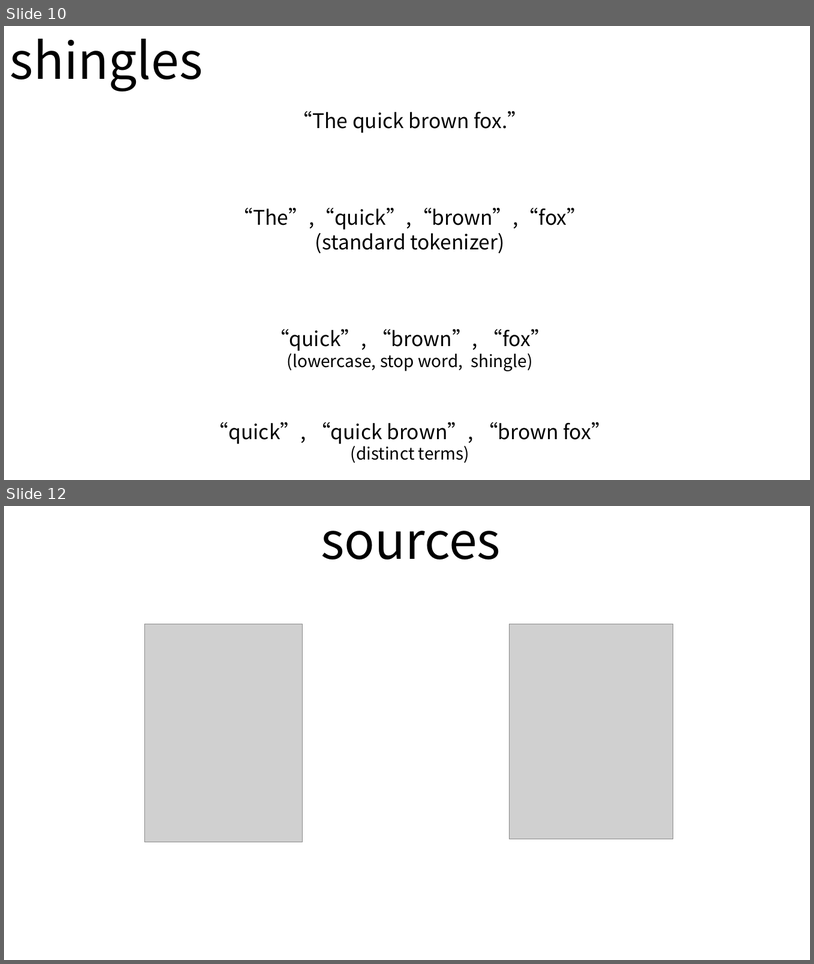
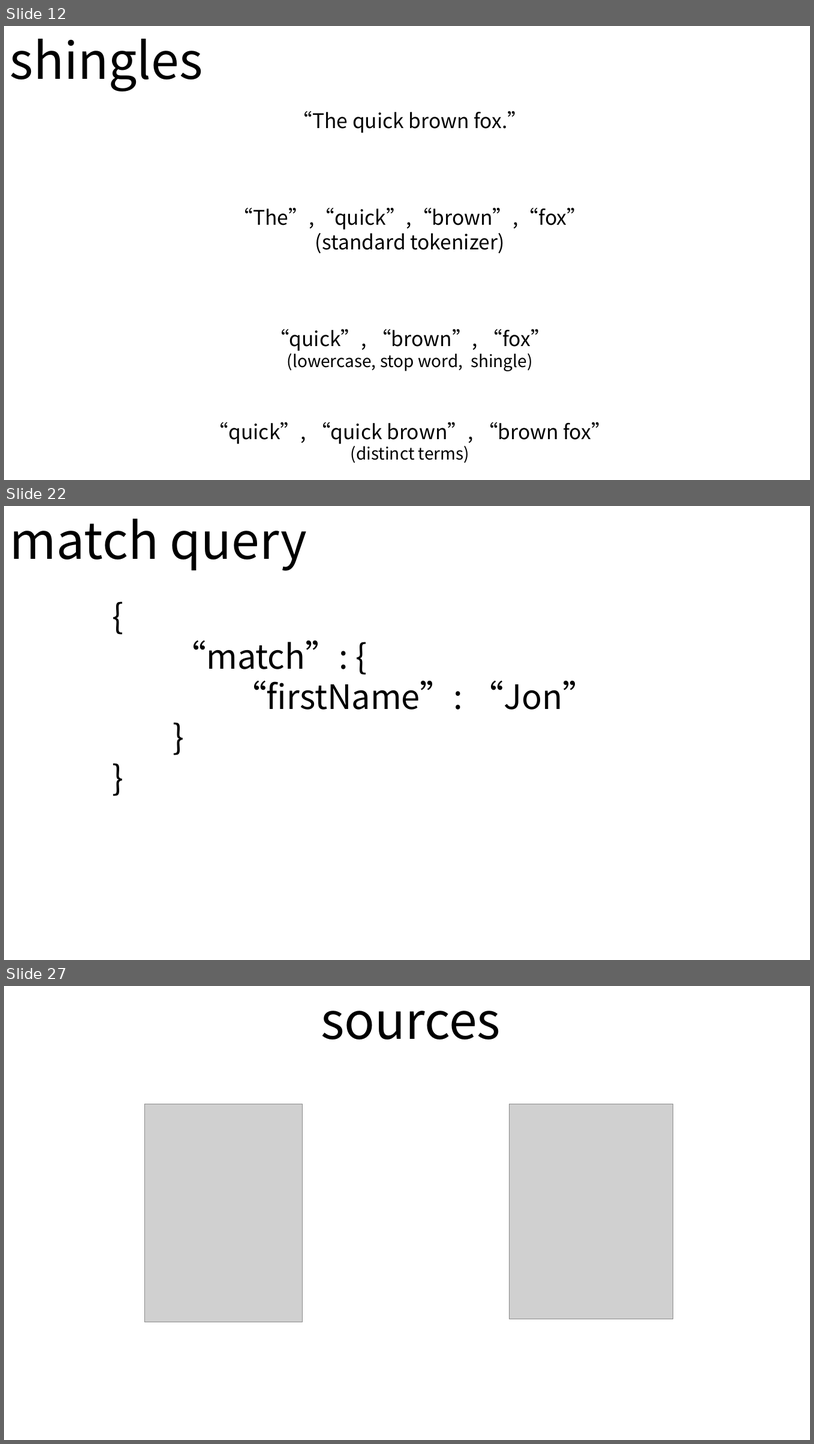
Before and after one commit to andypryor/start_your_search_engines, a slide deck: start_search_engines.pptx. Shown one above the other, each under a label of ours: slides 10 and 12 before the commit, slides 12, 22 and 27 after it; the slides between them are not shown. The pictures are 814x964 and 814x1444 pixels, drawn with LibreOffice and Linux fonts; fonts in the diff are those of the drawing; grey boxes stand for pictures. Boxes give left, top, right and bottom in pixels: in the first picture for what was removed or moved away, otherwise in the second. Text is boxed around its words. In the diff, an @@ line names an element or a change of style, - is before the commit and + after.

```diff
--- a/start_search_engines.pptx
+++ b/start_search_engines.pptx
@@ slide 22 added at bbox=[4, 506, 810, 960], background #FFFFFF @@
@@ text added at bbox=[10, 519, 307, 571], 60 pt, text #000000 @@
+match query
@@ table added at bbox=[75, 555, 148, 579], 1 rows, 1 columns @@
+
@@ text added at bbox=[173, 640, 597, 709], 40 pt, text #000000 @@
+{
+“match”: {
+“firstName”: “Jon”
+}
+}
@@ what was slide 10 is now slide 12 @@
@@ what was slide 12 is now slide 27 @@
```
Also in this commit, not shown: 3 slides changed, 17 other slides added, 3 slides removed, 1 other file.
